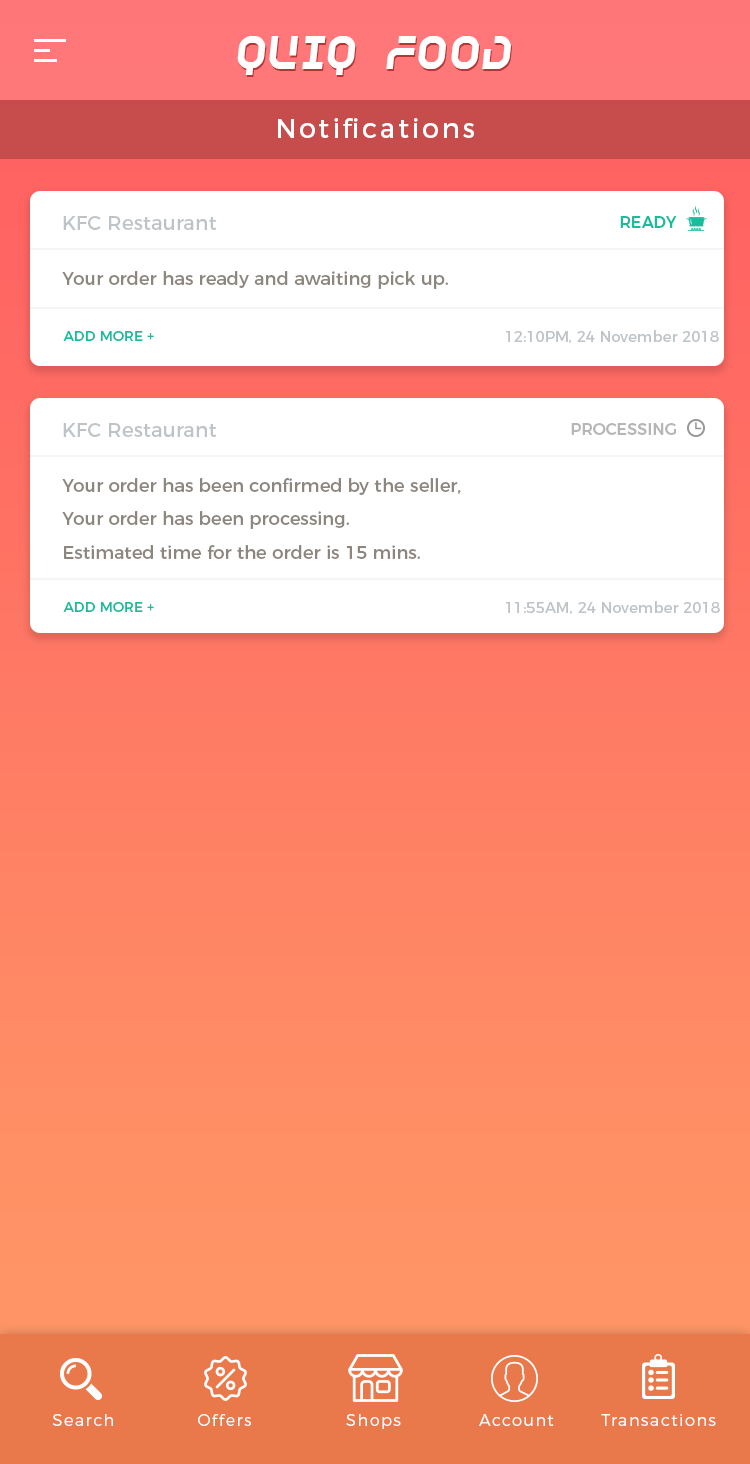
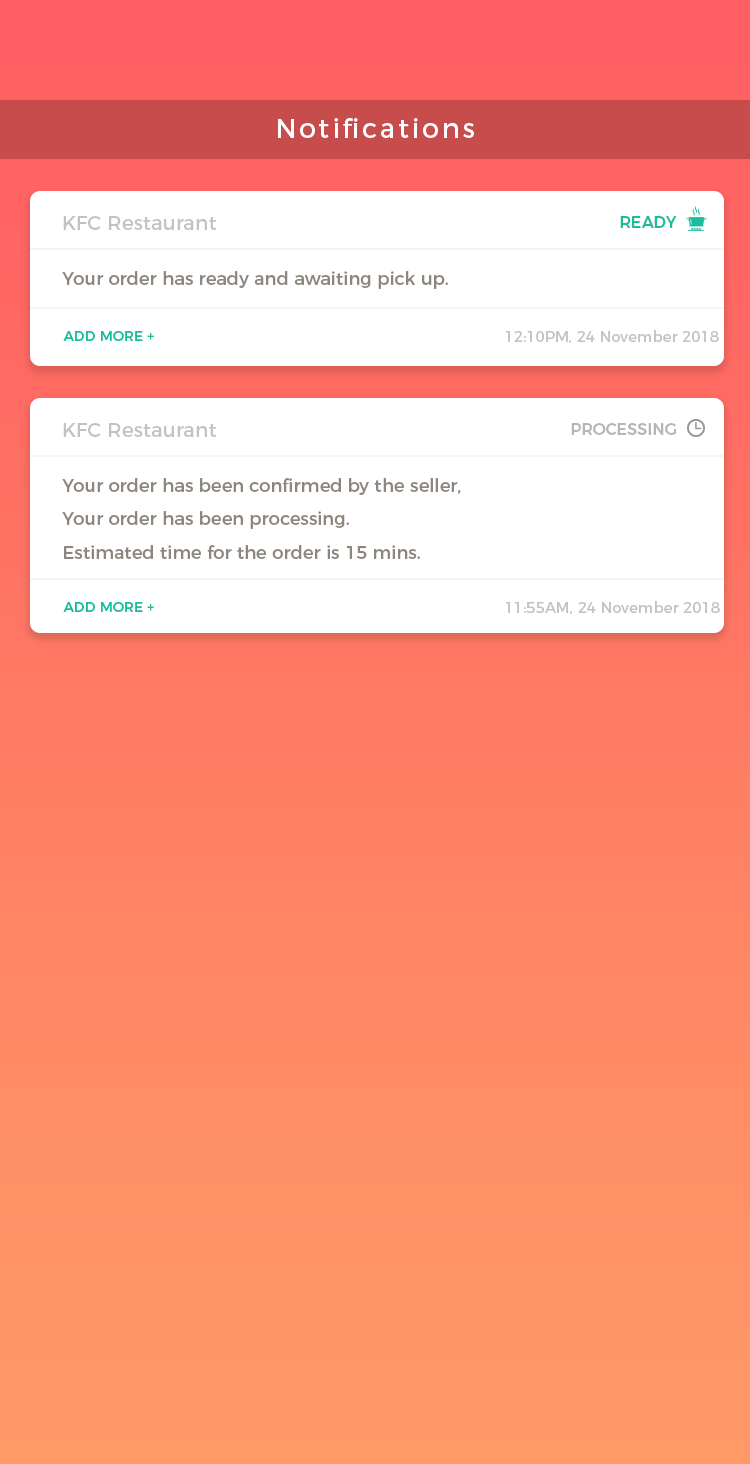
Layers edited between the first and the second (750, 1464) image:
painted on "Rounded Rectangle 1" (1st of 2, in "Group 4 copy 2"), unmasked it over (62, 478, 461, 612)
painted on "Rounded Rectangle 1" (2nd of 2, in "Group 4"), unmasked it over (62, 271, 448, 341)
removed layer "Menu" over (0, 0, 750, 1464)
unmasked "Rectangle 2" over (281, 118, 474, 138)
